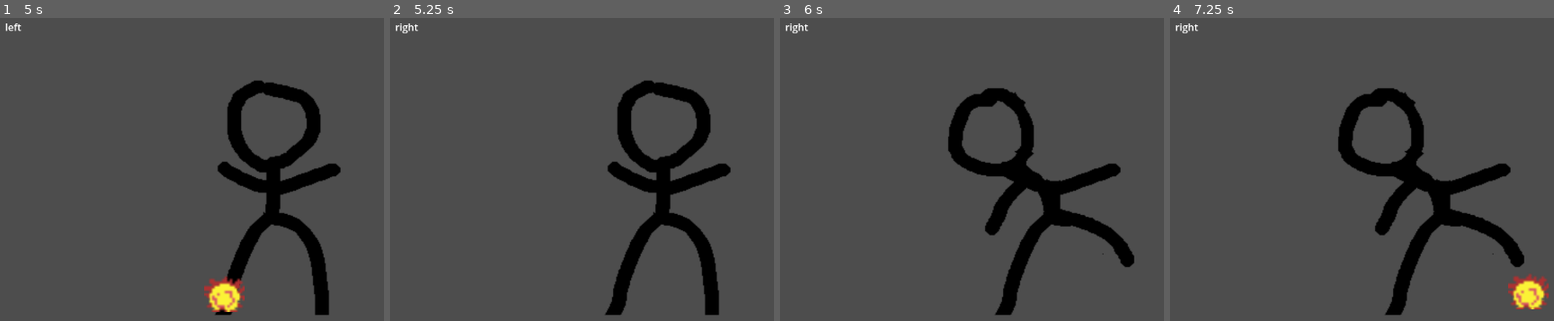
Above: before the commit, frames 1-4 (left to right).
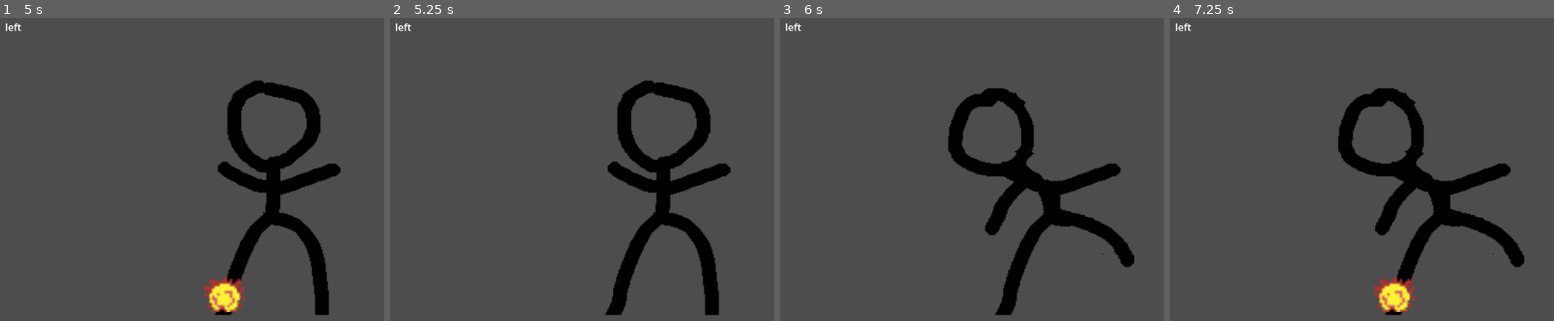
Above: after the commit, the same moments.

Repository: pakized/dancing-in-the-wild-west
Game: Godot game, scene res://Scenes/game.tscn
Two runs of this game, one before a commit and one after it. Both use one fixed random seed, a clock stepped at 60 frames per second and the inputs below. This scene is started directly instead of the project's main scene.
Inputs:
- Up to frame 1 (5 s): tap Enter at 0.5, 2, 4.25 s; hold A (moveRight) 0.53-1.28 s; tap Space at 1.25, 3.5 s; hold D (moveLeft) 1.28-2.03 s; hold A (moveRight) 2.03-3.53 s; hold D (moveLeft) from 3.53 s (still down)
- Up to frame 2 (5.25 s): keep holding D (moveLeft); tap Space at 5 s
- Up to frame 3 (6 s): release D (moveLeft) at 5.78 s; hold A (moveRight) from 5.78 s (still down)
- Up to frame 4 (7.25 s): keep holding A (moveRight)

Frame 1 is identical in both runs. In frame 2, 0.1% of the frame differs, in the area x 1-8%, y 1-6%; in frame 3, 0.1%; in frame 4, 2.0%, in the area x 1-99%, y 1-98%.

Commit message:
add game script remove label script
copy script from label to game
delet script label

Diff:
--- a/Scenes/game.tscn
+++ b/Scenes/game.tscn
@@ -1,10 +1,12 @@
 [gd_scene format=3 uid="uid://bnnme7mxm0uv3"]
 
+[ext_resource type="Script" uid="uid://sjvvu8toqywk" path="res://Scripts/Game/game.gd" id="1_3dryh"]
 [ext_resource type="PackedScene" uid="uid://bir1x55tbxt2a" path="res://Scenes/player.tscn" id="1_ebmjs"]
 [ext_resource type="Script" uid="uid://b2wrbstjtq0fv" path="res://Scripts/Game/keysShown.gd" id="2_qxrlw"]
 [ext_resource type="Texture2D" uid="uid://c53ukwxmljal2" path="res://Assets/Explosion1.png" id="3_wrm1d"]
 
 [node name="Game" type="Node2D" unique_id=1694810960]
+script = ExtResource("1_3dryh")
 
 [node name="Player" parent="." unique_id=116701805 instance=ExtResource("1_ebmjs")]
 position = Vector2(-7, 70)
--- /dev/null
+++ b/Scripts/Game/game.gd
@@ -0,0 +1,43 @@
+extends Node
+
+var movements = ["left", "right"]
+var waiting = true
+var counter = 0
+
+func _process(delta):
+	if waiting:
+		waiting = false
+		start_sequence()
+
+func start_sequence() -> void:
+	counter += 1
+
+	# Dynamische Wartezeit
+	var wait_time := 2.0
+	if counter >= 30:
+		wait_time = 0.5
+	elif counter >= 20:
+		wait_time = 1.0
+	elif counter >= 10:
+		wait_time = 1.5
+
+	# 1. Text setzen
+	$keysShownNode.text = movements.pick_random()
+
+	# 2. Warten (abhängig vom Counter)
+	await get_tree().create_timer(wait_time).timeout
+
+	# 3. Explosion anzeigen
+	if $keysShownNode.text == "left":
+		$"ExplosionRight".visible = false
+		$"ExplosionLeft".visible = true
+	else:
+		$"ExplosionLeft".visible = false
+		$"ExplosionRight".visible = true
+
+	# Explosion nach 0.5 Sekunden ausblenden
+	await get_tree().create_timer(0.5).timeout
+	$"ExplosionLeft".visible = false
+	$"ExplosionRight".visible = false
+	# Wieder freigeben
+	waiting = true
--- a/Scripts/Game/keysShown.gd
+++ b/Scripts/Game/keysShown.gd
@@ -1,44 +1 @@
 extends Label
-
-var movements = ["left", "right"]
-var waiting = true
-var counter = 0
-
-func _process(delta):
-	if waiting:
-		waiting = false
-		start_sequence()
-
-func start_sequence() -> void:
-	counter += 1
-
-	# Dynamische Wartezeit
-	var wait_time := 2.0
-	if counter >= 30:
-		wait_time = 0.5
-	elif counter >= 20:
-		wait_time = 1.0
-	elif counter >= 10:
-		wait_time = 1.5
-
-	# 1. Text setzen
-	text = movements.pick_random()
-
-	# 2. Warten (abhängig vom Counter)
-	await get_tree().create_timer(wait_time).timeout
-
-	# 3. Explosion anzeigen
-	if text == "left":
-		$"../ExplosionRight".visible = false
-		$"../ExplosionLeft".visible = true
-	else:
-		$"../ExplosionLeft".visible = false
-		$"../ExplosionRight".visible = true
-
-	# Explosion nach 0.5 Sekunden ausblenden
-	await get_tree().create_timer(0.5).timeout
-	$"../ExplosionLeft".visible = false
-	$"../ExplosionRight".visible = false
-
-	# Wieder freigeben
-	waiting = true
Not shown, added: Scripts/Game/game.gd.uid
